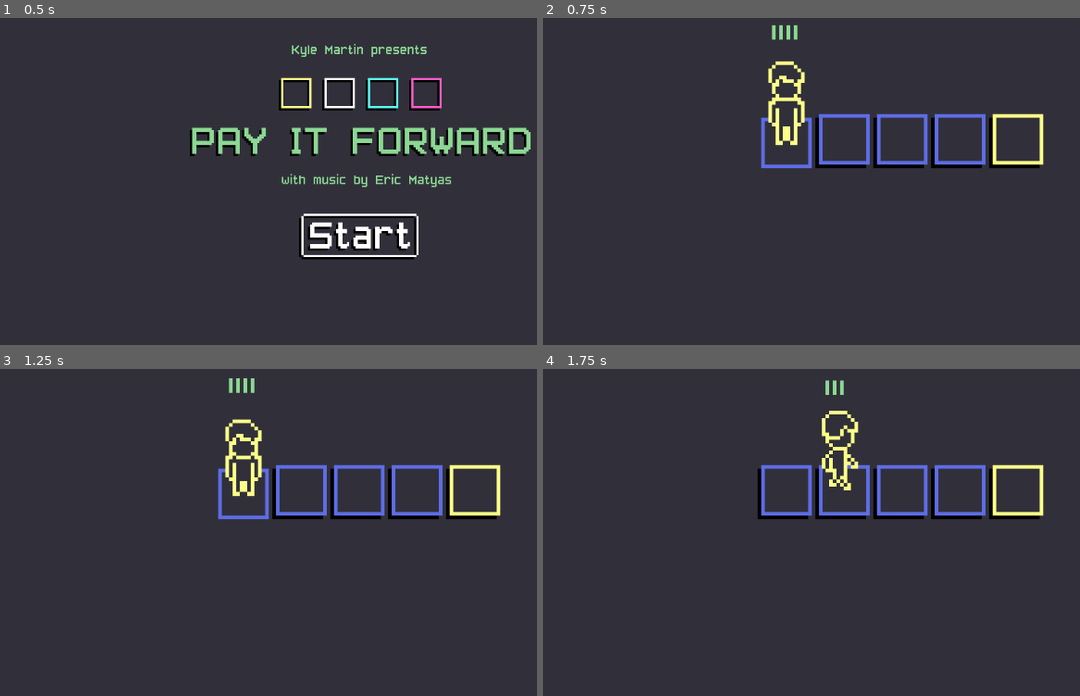
Above: before the commit, frames 1-4 (two rows, left to right).
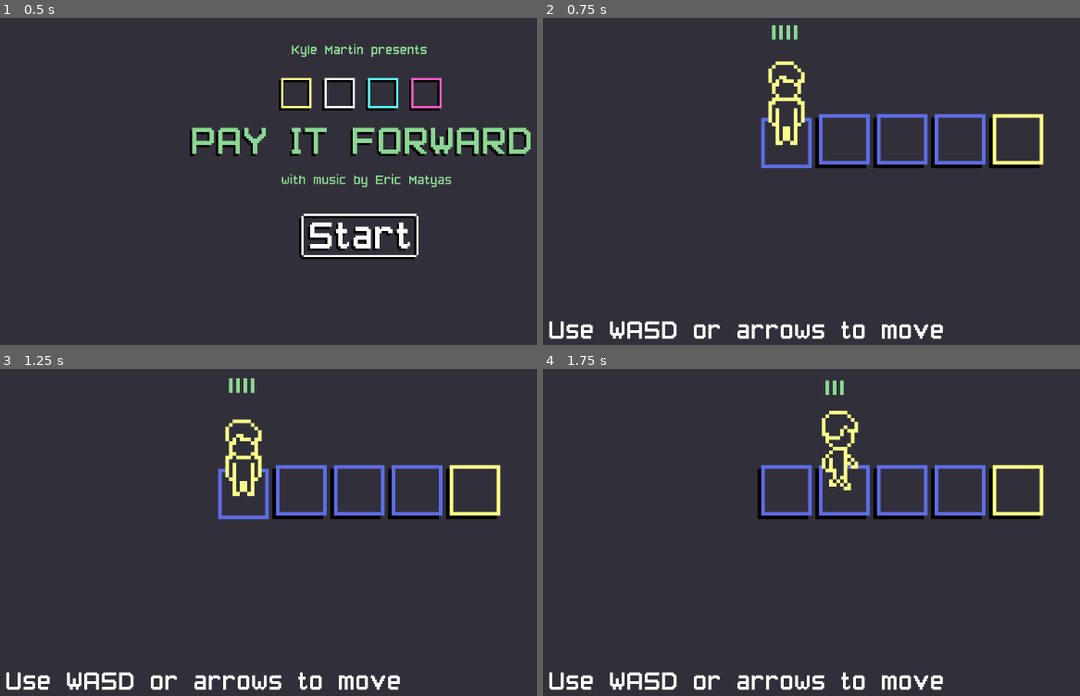
Above: after the commit, the same moments.

Repository: kylesmartin/PayItForward
Game: Godot game, scene res://Scenes/Menu.tscn
Two runs of this game, one before a commit and one after it. Both use one fixed random seed, a clock stepped at 60 frames per second and the inputs below.
Inputs (mouse positions are in pixels of both pictures, inside the frame that each line leads up to):
- Up to frame 1 (0.5 s): no input
- Up to frame 2 (0.75 s): click (902, 237) at 0.5 s
- Up to frame 3 (1.25 s): no input
- Up to frame 4 (1.75 s): move the mouse to (1063, 467) at 1.27 s; hold D (move_right) from 1.28 s (still down); tap E (interact) at 1.35 s

Frame 1 is identical in both runs. In frame 2, 1.6% of the frame differs, in the area x 1-75%, y 92-99%; in frame 3, 1.6%; in frame 4, 1.6%.

Commit message:
Add tutorial

Diff:
--- a/PayItForward/Scenes/Levels/Level1.tscn
+++ b/PayItForward/Scenes/Levels/Level1.tscn
@@ -1,6 +1,7 @@
-[gd_scene load_steps=2 format=2]
+[gd_scene load_steps=3 format=2]
 
 [ext_resource path="res://Scripts/grid_generator.gd" type="Script" id=1]
+[ext_resource path="res://Scenes/Tutorial.tscn" type="PackedScene" id=2]
 
 [node name="LevelTemplate" type="YSort"]
 script = ExtResource( 1 )
@@ -13,4 +14,4 @@
 current = true
 zoom = Vector2( 0.2, 0.2 )
 
-[node name="CanvasLayer" type="CanvasLayer" parent="."]
+[node name="CanvasLayer" parent="." instance=ExtResource( 2 )]
--- a/PayItForward/Scenes/Levels/Level2.tscn
+++ b/PayItForward/Scenes/Levels/Level2.tscn
@@ -1,6 +1,7 @@
-[gd_scene load_steps=2 format=2]
+[gd_scene load_steps=3 format=2]
 
 [ext_resource path="res://Scripts/grid_generator.gd" type="Script" id=1]
+[ext_resource path="res://Scenes/Tutorial2.tscn" type="PackedScene" id=2]
 
 [node name="LevelTemplate" type="YSort"]
 script = ExtResource( 1 )
@@ -14,4 +15,4 @@
 current = true
 zoom = Vector2( 0.2, 0.2 )
 
-[node name="CanvasLayer" type="CanvasLayer" parent="."]
+[node name="CanvasLayer" parent="." instance=ExtResource( 2 )]
--- a/PayItForward/Scenes/Levels/Level3.tscn
+++ b/PayItForward/Scenes/Levels/Level3.tscn
@@ -1,6 +1,7 @@
-[gd_scene load_steps=2 format=2]
+[gd_scene load_steps=3 format=2]
 
 [ext_resource path="res://Scripts/grid_generator.gd" type="Script" id=1]
+[ext_resource path="res://Scenes/Tutorial3.tscn" type="PackedScene" id=2]
 
 [node name="LevelTemplate" type="YSort"]
 script = ExtResource( 1 )
@@ -14,4 +15,4 @@
 current = true
 zoom = Vector2( 0.2, 0.2 )
 
-[node name="CanvasLayer" type="CanvasLayer" parent="."]
+[node name="CanvasLayer" parent="." instance=ExtResource( 2 )]
--- /dev/null
+++ b/PayItForward/Scenes/Tutorial.tscn
@@ -0,0 +1,17 @@
+[gd_scene load_steps=2 format=2]
+
+[ext_resource path="res://Sprites/Tutorial1.png" type="Texture" id=1]
+
+[node name="CanvasLayer" type="CanvasLayer"]
+
+[node name="MarginContainer" type="MarginContainer" parent="."]
+anchor_top = 1.0
+anchor_bottom = 1.0
+margin_left = 20.0
+margin_top = -178.0
+margin_right = 560.0
+
+[node name="TextureRect" type="TextureRect" parent="MarginContainer"]
+margin_right = 560.0
+margin_bottom = 178.0
+texture = ExtResource( 1 )
--- /dev/null
+++ b/PayItForward/Scenes/Tutorial2.tscn
@@ -0,0 +1,17 @@
+[gd_scene load_steps=2 format=2]
+
+[ext_resource path="res://Sprites/Tutorial2.png" type="Texture" id=1]
+
+[node name="CanvasLayer" type="CanvasLayer"]
+
+[node name="MarginContainer" type="MarginContainer" parent="."]
+anchor_top = 1.0
+anchor_bottom = 1.0
+margin_left = 20.0
+margin_top = -178.0
+margin_right = 560.0
+
+[node name="TextureRect" type="TextureRect" parent="MarginContainer"]
+margin_right = 560.0
+margin_bottom = 178.0
+texture = ExtResource( 1 )
--- /dev/null
+++ b/PayItForward/Scenes/Tutorial3.tscn
@@ -0,0 +1,17 @@
+[gd_scene load_steps=2 format=2]
+
+[ext_resource path="res://Sprites/Tutorial3.png" type="Texture" id=1]
+
+[node name="CanvasLayer" type="CanvasLayer"]
+
+[node name="MarginContainer" type="MarginContainer" parent="."]
+anchor_top = 1.0
+anchor_bottom = 1.0
+margin_left = 20.0
+margin_top = -178.0
+margin_right = 560.0
+
+[node name="TextureRect" type="TextureRect" parent="MarginContainer"]
+margin_right = 560.0
+margin_bottom = 178.0
+texture = ExtResource( 1 )
